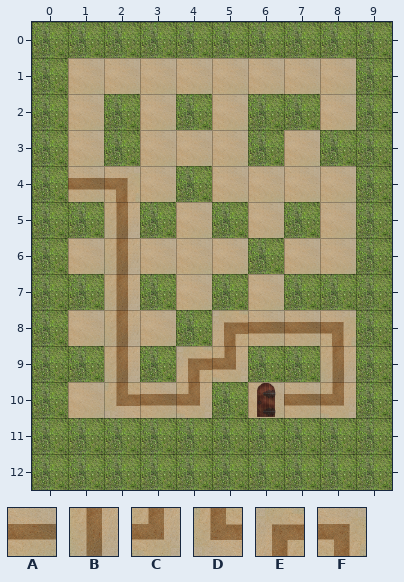
Tiled map: MazeEscape_android/assets/maps/maze106.tmx. That is the earlier state.
Cells are 64x64 px. Shown: x 0..9, y 0..12.
Key: from "sandbush": A 4, B 5, C 6, D 7, E 8, F 9.
_ is an empty cell.
Layers that did not change in this view are not listed.
Layer "hint" before, first column x 0:
 0 __________
 1 __________
 2 __________
 3 __________
 4 _AF_______
 5 __B_______
 6 __B_______
 7 __B_______
 8 __B__EAAF_
 9 __B_EC__B_
10 __DAC__AC_
11 __________
12 __________
Now the later version:
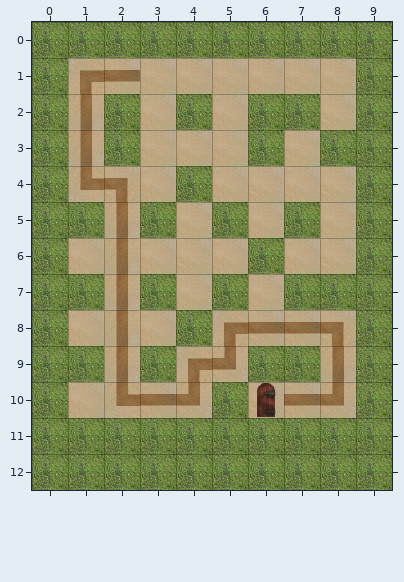
Edits made:
{"where": "layer \"hint\""}
{"y":1,"x":1,"old":"__","new":"EA"}
{"y":2,"x":1,"old":"_","new":"B"}
{"y":3,"x":1,"old":"_","new":"B"}
{"y":4,"x":1,"old":"A","new":"D"}
{"label":"changed","picture_box":[68,58,140,202]}
